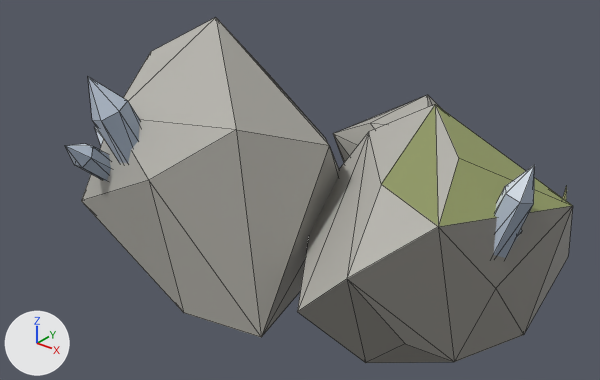
An edit to the glTF model game/models/features/rock_temperate_2.glb, drawn before and after from the same camera.
Both versions are drawn from a 50 mm camera at (3.25, -4.42, 2.99) aimed at (-0.2, -0.11, 0.32). Lighting does not change. The marker at lower left points along +X, +Y and +Z. The picture after the commit comes second. Mesh edges are drawn as thin lines. Vertices at exactly the same position are counted once.

Script lines for the objects in view, before the commit:
```python
me_body = bpy.data.meshes.new('Body')
me_body.from_pydata(...)  # 264 vertices, 373 faces; spans x -2.1..1.7, y -1.34..1.67, z -0.18..1.44
me_body.materials.append(mat_defaultmaterial)
ob_body = bpy.data.objects.new('Body', me_body)
ob_body.location = (0.0, 0.0, 0.0)
```
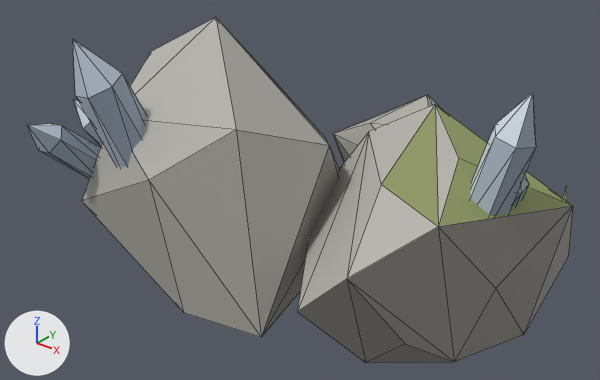
The change, as JSON lines over the scene's bpy script:
```json
{"block": "me_body", "where": "# used by ob_body; location = (0.0, 0.0, 0.0)"}
{"op": "remove", "block": "me_body", "code": "me_body.from_pydata(...)  # 264 vertices, 373 faces; spans x -2.1..1.7, y -1.34..1.67, z -0.18..1.44"}
{"op": "add", "block": "me_body", "code": "me_body.from_pydata(...)  # 264 vertices, 373 faces; spans x -2.1..1.7, y -1.44..1.67, z -0.18..1.54"}
{"block": "me_body", "change": "me_body part 1: the loose piece of 13 vertices spanning x -1.16..-0.69, y -1.23..-0.76, z 0.34..1.28 is multiplied about its middle by the matrix ((1.264, -0.041, 0.117), (0.041, 1.269, -0.002), (-0.116, 0.006, 1.265)), then moved by (-0.03, -0.01, 0.12)"}
{"block": "me_body", "change": "me_body part 2: the loose piece of 13 vertices spanning x -1.42..-0.98, y -0.99..-0.7, z 0.34..0.78 is multiplied about its middle by the matrix ((1.261, -0.118, 0.089), (0.114, 1.264, 0.055), (-0.094, -0.047, 1.266)), then moved by (-0.23, 0.07, 0.06)"}
{"block": "me_body", "change": "me_body part 3: the loose piece of 13 vertices spanning x -1.34..-1.07, y -1.34..-0.84, z 0.33..0.79 is multiplied about its middle by the matrix ((1.261, -0.147, 0.002), (0.147, 1.261, 0.023), (-0.005, -0.023, 1.27)), then moved by (-0.28, -0.03, 0.05)"}
{"block": "me_body", "change": "me_body part 4: the loose piece of 13 vertices spanning x 1.27..1.62, y -0.38..-0.13, z 0.3..1.05 is multiplied about its middle by the matrix ((1.37, -0.004, -0.03), (-0.001, 1.353, -0.214), (0.03, 0.214, 1.353)), then moved by (-0.08, 0.0, 0.29)"}
{"block": "me_body", "change": "me_body part 5: the loose piece of 13 vertices spanning x 1.32..1.54, y -0.27..-0.09, z 0.3..0.71 is multiplied about its middle by the matrix ((1.37, 0.003, -0.036), (-0.008, 1.355, -0.199), (0.036, 0.199, 1.355)), then moved by (-0.08, 0.12, 0.22)"}
```

Changed parts and their boxes [x1, y1, x2, y2] in the pictures (600 x 380 px; the box of a moved part takes in the faces that stretch with it):
```json
{"object": "Body", "change": "reshaped", "before": [65, 17, 573, 363], "after": [27, 17, 573, 363], "on screen": "7% wider"}
{"part": 1, "of": "me_body", "change": "moved or reshaped", "before": [88, 76, 140, 163], "after": [73, 39, 146, 167]}
{"part": 2, "of": "me_body", "change": "moved or reshaped", "before": [95, 127, 104, 145], "after": [73, 99, 102, 146], "on screen": "mostly hidden before"}
{"part": 3, "of": "me_body", "change": "moved or reshaped", "before": [65, 144, 111, 181], "after": [27, 124, 100, 179]}
{"part": 4, "of": "me_body", "change": "moved or reshaped", "before": [494, 165, 535, 258], "after": [470, 92, 536, 215]}
{"part": 5, "of": "me_body", "change": "moved or reshaped", "before": [515, 229, 522, 241], "after": [513, 176, 529, 205], "on screen": "mostly hidden"}
```
